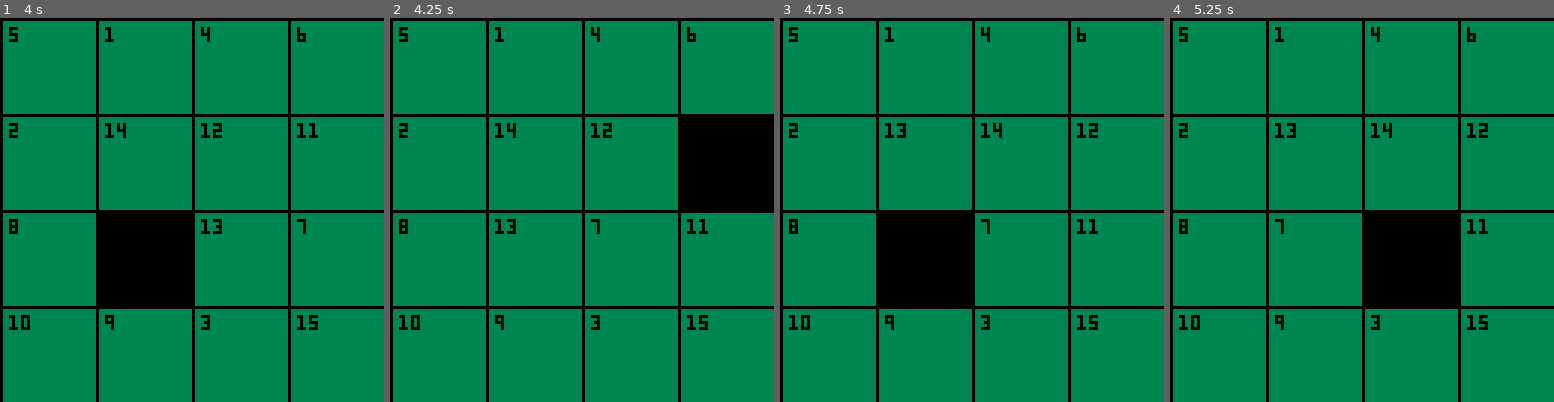
Above: before the commit, frames 1-4 (left to right).
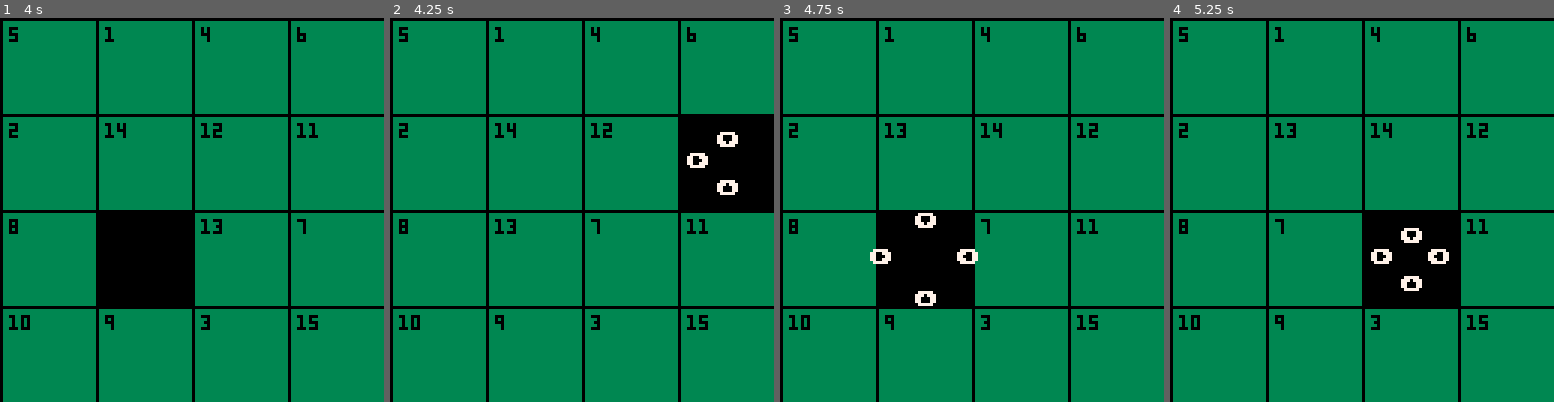
Above: after the commit, the same moments.

Repository: afunai/pico8-puzzle
Game: PICO-8 cartridge puzzle.p8
Same seed, same stepped clock (60 frames per second), same inputs: the game is played once before the commit and once after it.
Inputs:
- Up to frame 1 (4 s): tap X (X key) at 0.33, 1.07, 1.85, 2.97 s; tap O (Z key) at 0.7, 1.7, 2.1, 2.5, 2.9, 3.3, 3.7 s; hold Right 1.6-2.1 s; hold Up 2.15-2.42 s; hold Right 2.47-3.03 s; hold Left 3.08-3.58 s; hold Down 3.63-3.97 s
- Up to frame 2 (4.25 s): hold Right from 4.02 s (still down); tap X (X key) at 4.08 s; tap O (Z key) at 4.1 s
- Up to frame 3 (4.75 s): tap O (Z key) at 4.5 s; release Right at 4.68 s; hold Up from 4.73 s (still down)
- Up to frame 4 (5.25 s): tap O (Z key) at 4.9 s; release Up at 5.03 s; hold Left from 5.08 s (still down); tap X (X key) at 5.2 s

Frame 1 is identical in both runs. In frame 2, 0.4% of the frame differs, in the area x 77-91%, y 29-47%; in frame 3, 0.6%, in the area x 23-52%, y 50-75%; in frame 4, 0.6%.

Commit message:
render_cursor()

Diff:
--- a/puzzle.lua
+++ b/puzzle.lua
@@ -64,6 +64,15 @@
   end
 end
 
+function render_cursor()
+  local f = cos(time()) * 2.5
+  local b_cell = board[blank]
+  if (moves[⬅️].is_possible()) print('⬅️', b_cell.x + b_cell.width + 3 * f - 6, b_cell.y + b_cell.height / 2 - 3, 7)
+  if (moves[➡️].is_possible()) print('➡️', b_cell.x - 3 * f, b_cell.y + b_cell.height / 2 - 3, 7)
+  if (moves[⬆️].is_possible()) print('⬆️', b_cell.x + b_cell.width / 2 - 3, b_cell.y + b_cell.height + 3 * f - 6, 7)
+  if (moves[⬇️].is_possible()) print('⬇️', b_cell.x + b_cell.width / 2 - 3, b_cell.y - 3 * f + 3, 7)
+end
+
 function render_complete()
   print('you win', 51, 60, 7)
 end
@@ -105,6 +114,7 @@
   end,
   ['draw'] = function (self)
     render()
+    render_cursor()
   end,
 }
 
